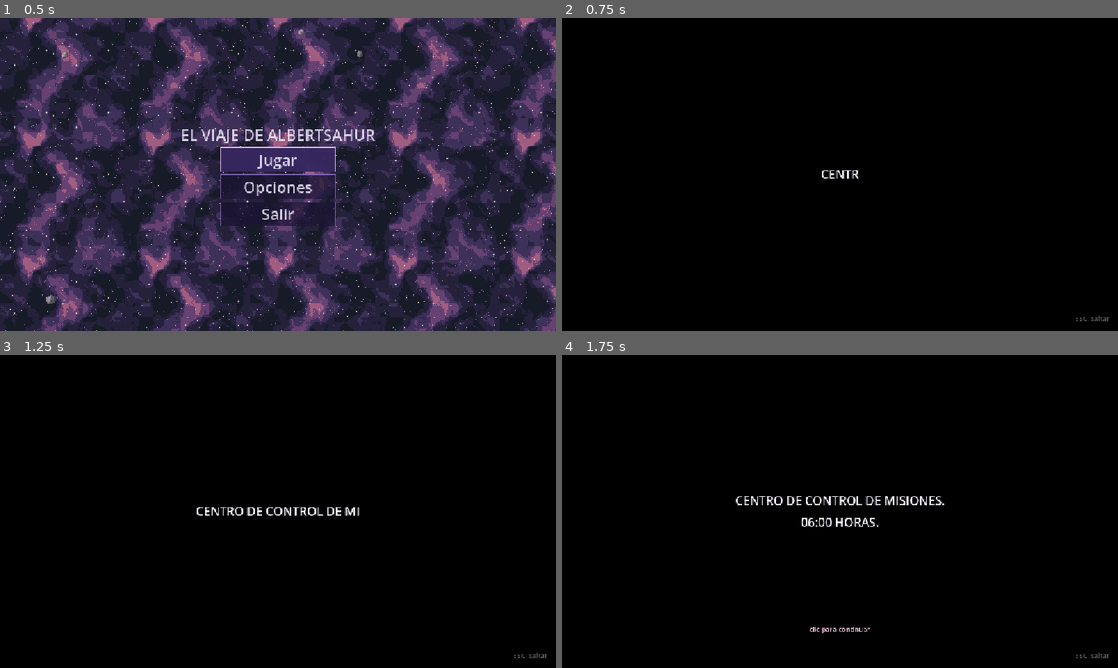
Above: before the commit, frames 1-4 (two rows, left to right).
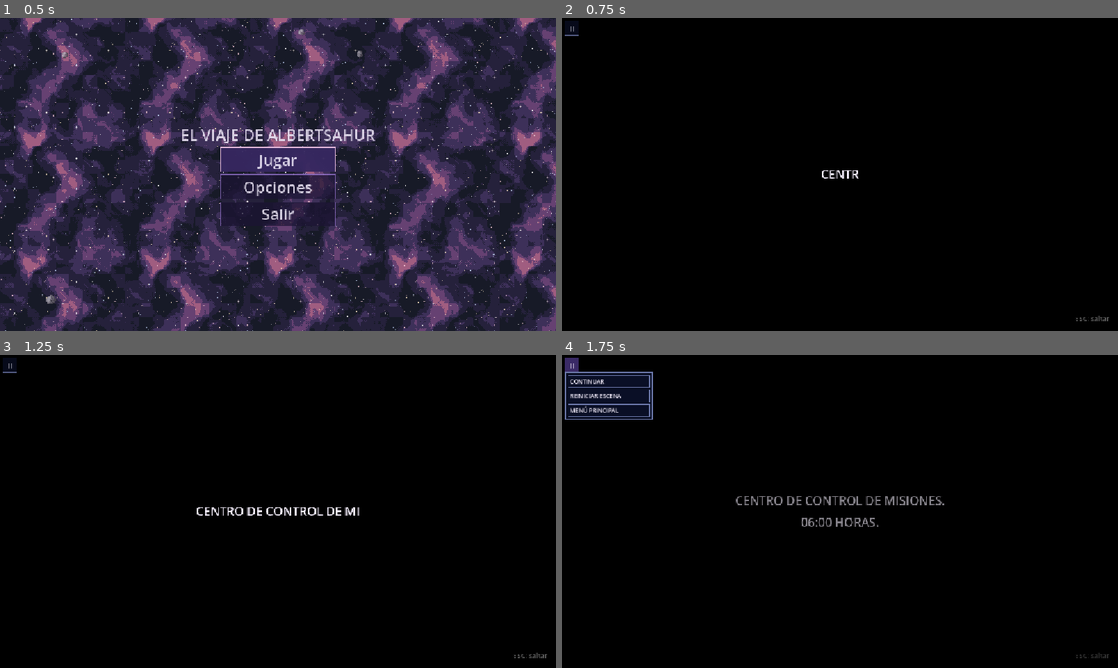
Above: after the commit, the same moments.

Repository: Guan-02/nasa
Game: Godot game, scene res://scenes/menu_principal.tscn
The game is run twice, just before and just after one commit, with the same random seed, the same clock (stepped at 60 frames per second) and the same inputs.
Inputs (mouse positions are in pixels of both pictures, inside the frame that each line leads up to):
- Up to frame 1 (0.5 s): no input
- Up to frame 2 (0.75 s): click "Jugar" at 0.5 s
- Up to frame 3 (1.25 s): no input
- Up to frame 4 (1.75 s): click (573, 364) at 1.25 s, where only the run after the commit has a clickable "II"

Frame 1 is identical in both runs. In frame 2, 0.1% of the frame differs, in the area x 0-3%, y 0-6%; in frame 3, 0.1%; in frame 4, 3.3%, in the area x 0-99%, y 0-97%.

Commit message:
Boton de pausa

Diff:
--- a/project.godot
+++ b/project.godot
@@ -15,6 +15,10 @@
 config/features=PackedStringArray("4.7", "Forward Plus")
 config/icon="res://icon.svg"
 
+[autoload]
+
+MenuPausa1="*uid://cmhtb8fi47v5c"
+
 [display]
 
 window/stretch/mode="canvas_items"
--- /dev/null
+++ b/scripts/menu_pausa_1.gd
@@ -0,0 +1,162 @@
+extends CanvasLayer
+## MENÚ DE PAUSA (en todas las escenas)
+## Un botoncito (II) arriba a la izquierda. Al darle clic se pausa el juego y aparece:
+##   CONTINUAR | REINICIAR ESCENA | MENÚ PRINCIPAL
+## Se instala UNA sola vez como Autoload (ver instrucciones) y aparece solo
+## en todas las escenas, menos en el menú principal.
+
+# ---------- Cosas que puedes cambiar fácilmente ----------
+const ESCENA_MENU := "res://scenes/menu_principal.tscn"
+const RUTA_FUENTE := "res://fuentes/pixel.ttf"
+const POSICION := Vector2(6, 6)        # dónde va el botón (pantalla de 648 de alto)
+const TAMANO := Vector2(30, 26)        # tamaño del botón
+# ---------------------------------------------------------
+
+const C_FONDO := Color(0.04, 0.06, 0.15, 0.92)
+const C_BORDE := Color("6a76a8")
+const C_HOVER := Color("3a2a66")
+const C_BORDE_HOVER := Color("f2c6e0")
+const C_TEXTO := Color("f4eefc")
+
+var k := 1.0
+var fuente: Font
+var boton: Button
+var fondo: ColorRect
+var panel: PanelContainer
+var abierto := false
+var escena_actual: Node = null
+
+
+func _ready() -> void:
+	layer = 100                                   # siempre encima de todo
+	process_mode = Node.PROCESS_MODE_ALWAYS       # funciona aunque el juego esté en pausa
+	k = get_viewport().get_visible_rect().size.y / 648.0
+	fuente = load(RUTA_FUENTE) if ResourceLoader.exists(RUTA_FUENTE) else ThemeDB.fallback_font
+
+	# Botón pequeño con tres rayitas
+	boton = Button.new()
+	boton.text = "II"
+	boton.focus_mode = Control.FOCUS_NONE
+	boton.position = POSICION * k
+	boton.size = TAMANO * k
+	boton.custom_minimum_size = TAMANO * k
+	boton.tooltip_text = "Menú"
+	_estilo_boton(boton, 16)
+	boton.modulate.a = 0.75
+	boton.mouse_entered.connect(func(): boton.modulate.a = 1.0)
+	boton.mouse_exited.connect(func(): boton.modulate.a = 0.75)
+	boton.pressed.connect(_alternar)
+	add_child(boton)
+
+	# Fondo oscuro (solo cuando el menú está abierto)
+	fondo = ColorRect.new()
+	fondo.color = Color(0, 0, 0, 0.45)
+	fondo.set_anchors_preset(Control.PRESET_FULL_RECT)
+	fondo.size = get_viewport().get_visible_rect().size
+	fondo.visible = false
+	fondo.gui_input.connect(_clic_fuera)
+	add_child(fondo)
+	move_child(fondo, 0)
+
+	# Menú desplegable debajo del botón
+	panel = PanelContainer.new()
+	var estilo := StyleBoxFlat.new()
+	estilo.bg_color = C_FONDO
+	estilo.border_color = C_BORDE
+	estilo.set_border_width_all(max(1, int(2 * k)))
+	estilo.set_content_margin_all(int(6 * k))
+	panel.add_theme_stylebox_override("panel", estilo)
+	panel.position = (POSICION + Vector2(0, TAMANO.y + 4)) * k
+	panel.visible = false
+	add_child(panel)
+
+	var lista := VBoxContainer.new()
+	lista.add_theme_constant_override("separation", int(4 * k))
+	panel.add_child(lista)
+	lista.add_child(_opcion("CONTINUAR", _cerrar))
+	lista.add_child(_opcion("REINICIAR ESCENA", _reiniciar))
+	lista.add_child(_opcion("MENÚ PRINCIPAL", _ir_al_menu))
+
+	_revisar_escena()
+
+
+func _opcion(texto: String, accion: Callable) -> Button:
+	var b := Button.new()
+	b.text = texto
+	b.focus_mode = Control.FOCUS_NONE
+	b.custom_minimum_size = Vector2(170, 26) * k
+	b.alignment = HORIZONTAL_ALIGNMENT_LEFT
+	_estilo_boton(b, 12)
+	b.pressed.connect(accion)
+	return b
+
+
+func _estilo_boton(b: Button, tam: int) -> void:
+	b.add_theme_font_override("font", fuente)
+	b.add_theme_font_size_override("font_size", int(tam * k))
+	for estado in ["normal", "hover", "pressed"]:
+		var s := StyleBoxFlat.new()
+		s.bg_color = C_FONDO if estado == "normal" else C_HOVER
+		s.border_color = C_BORDE if estado == "normal" else C_BORDE_HOVER
+		s.set_border_width_all(max(1, int(1 * k)))
+		s.set_content_margin_all(int(4 * k))
+		b.add_theme_stylebox_override(estado, s)
+	for c in ["font_color", "font_hover_color", "font_pressed_color"]:
+		b.add_theme_color_override(c, C_TEXTO)
+
+
+# ---------- Abrir / cerrar ----------
+
+func _alternar() -> void:
+	if abierto:
+		_cerrar()
+	else:
+		_abrir()
+
+
+func _abrir() -> void:
+	abierto = true
+	panel.visible = true
+	fondo.visible = true
+	get_tree().paused = true
+
+
+func _cerrar() -> void:
+	abierto = false
+	panel.visible = false
+	fondo.visible = false
+	get_tree().paused = false
+
+
+func _clic_fuera(event: InputEvent) -> void:
+	if event is InputEventMouseButton and event.pressed:
+		_cerrar()
+
+
+func _reiniciar() -> void:
+	_cerrar()
+	get_tree().reload_current_scene()
+
+
+func _ir_al_menu() -> void:
+	_cerrar()
+	if ResourceLoader.exists(ESCENA_MENU):
+		get_tree().change_scene_to_file(ESCENA_MENU)
+	else:
+		push_warning("No existe " + ESCENA_MENU)
+
+
+# ---------- Ocultarlo en el menú principal ----------
+
+func _process(_delta: float) -> void:
+	if get_tree().current_scene != escena_actual:
+		_revisar_escena()
+
+
+func _revisar_escena() -> void:
+	escena_actual = get_tree().current_scene
+	var escena := get_tree().current_scene
+	var en_menu := escena != null and escena.scene_file_path == ESCENA_MENU
+	boton.visible = not en_menu
+	if en_menu and abierto:
+		_cerrar()
Not shown: 1 places in scenes/viaje.tscn that only renumber resources
Not shown, added: scripts/menu_pausa_1.gd.uid
